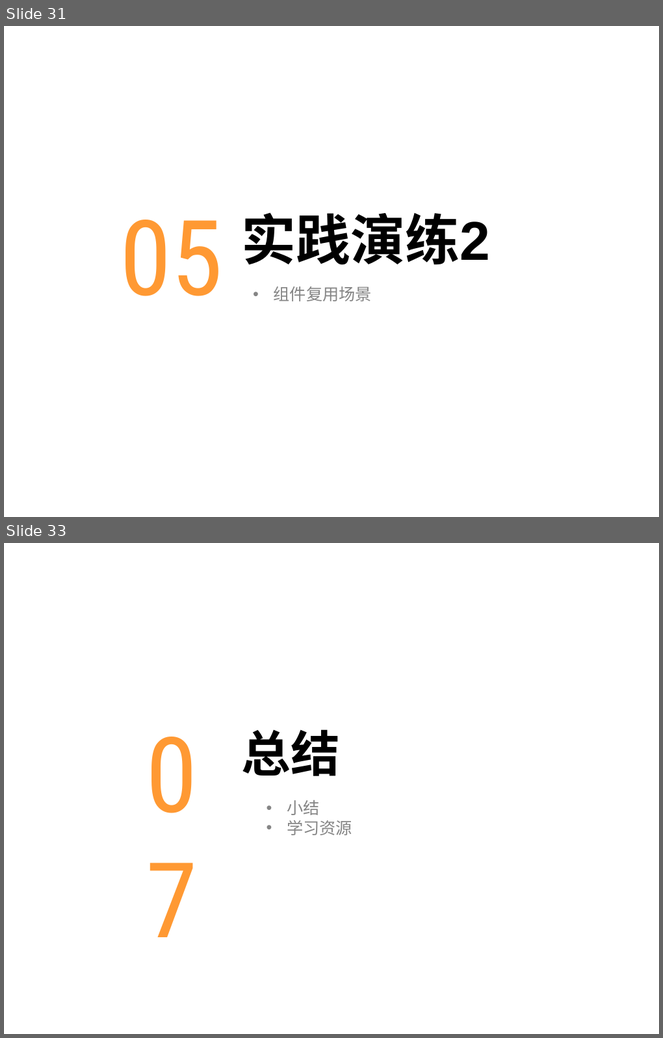
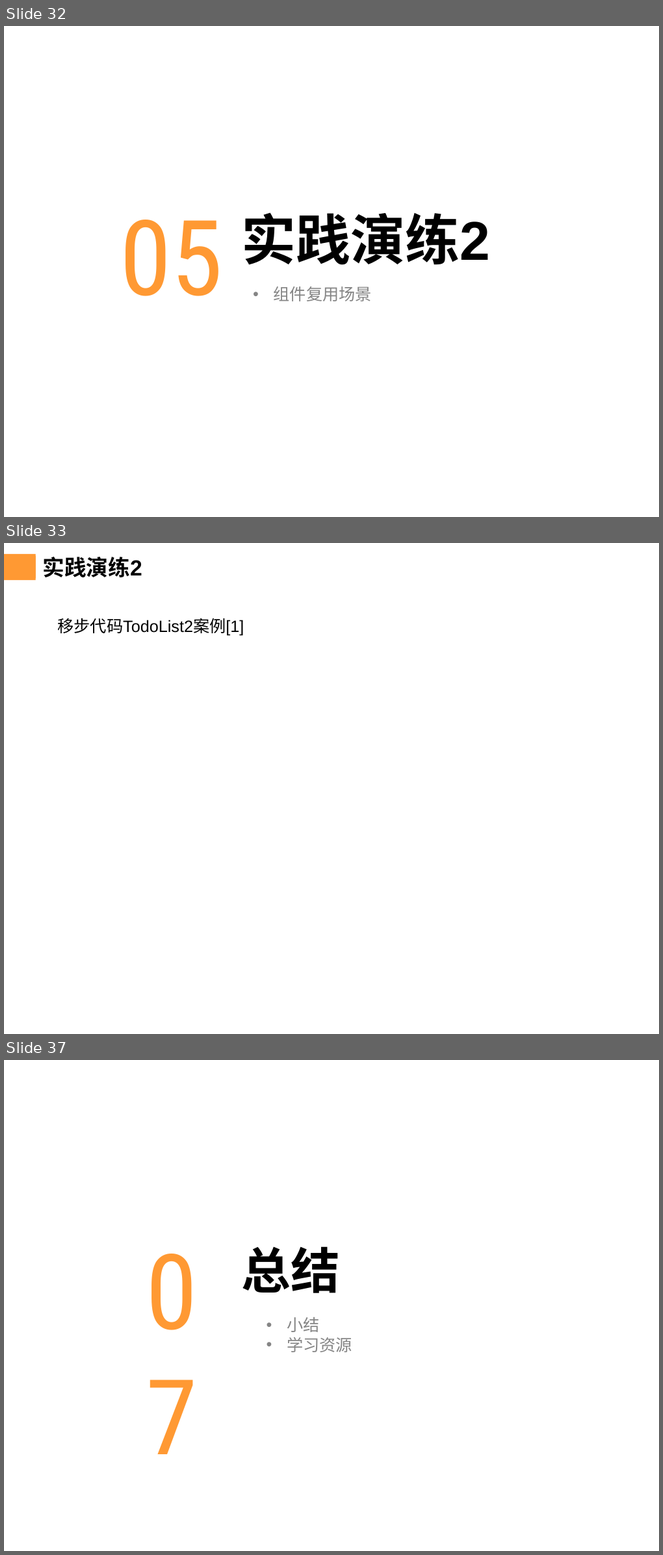
Before and after one commit to chenqiuli/JY_Peixun_1, a slide deck: PPT内容.pptx. Shown one above the other, each under a label of ours: slides 31 and 33 before the commit, slides 32, 33 and 37 after it; the slides between them are not shown. The pictures are 663x1038 and 663x1555 pixels, drawn with LibreOffice and Linux fonts; fonts in the diff are those of the drawing; background and template pictures are left out. Boxes give left, top, right and bottom in pixels: in the first picture for what was removed or moved away, otherwise in the second. Text is boxed around its words. In the diff, an @@ line names an element or a change of style, - is before the commit and + after.

```diff
--- a/PPT内容.pptx
+++ b/PPT内容.pptx
@@ slide 33 added at [4, 543, 659, 1034], background #FFFFFF; not listed: 1 template element that a slide beside it also shows @@
@@ rectangle added at [4, 554, 35, 578], fill #FF9933 @@
@@ title added at [43, 557, 142, 577], 24 pt, text #000000, bold @@
+实践演练2
@@ text added at [57, 618, 244, 636], 18 pt, text #000000 @@
+移步代码TodoList2案例[1]
@@ what was slide 31 is now slide 32 @@
@@ what was slide 33 is now slide 37 @@
```
Also in this commit, not shown: 4 slides changed, 3 other slides added, 17 other files.
